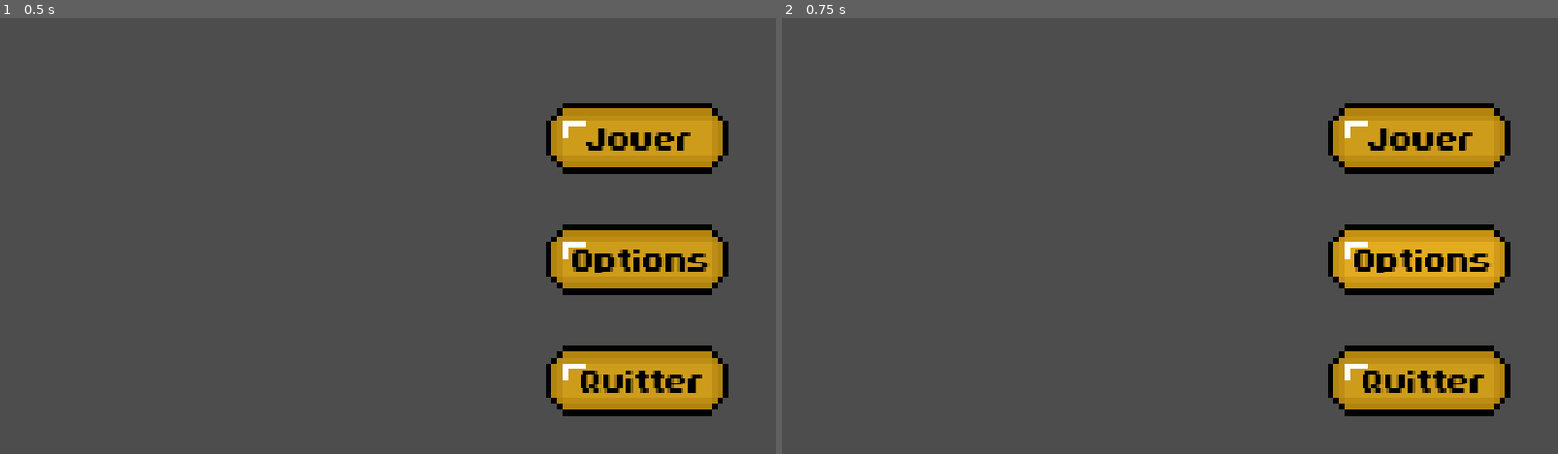
Above: before the commit, frames 1-2 (left to right).
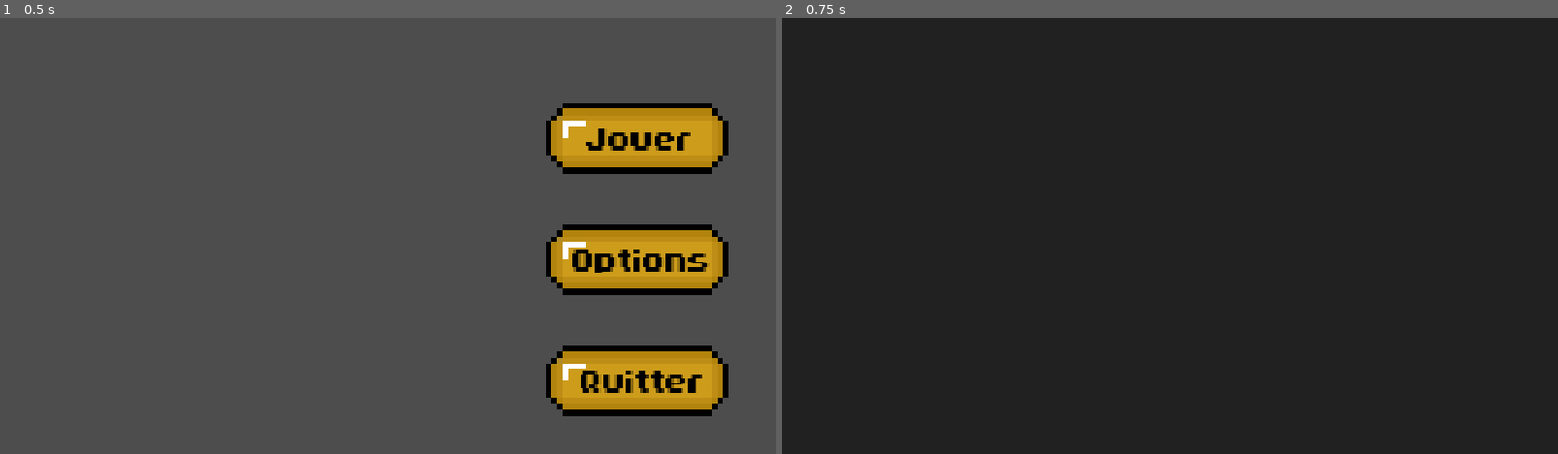
Above: after the commit, the same moments.

Repository: Abderrahim-bouhraoua/Le-Reste-Vivre
Game: Godot game, scene res://scenes/menu_principal.tscn
The game is run twice, just before and just after one commit, with the same random seed, the same clock (stepped at 60 frames per second) and the same inputs.
Inputs (mouse positions are in pixels of both pictures, inside the frame that each line leads up to):
- Up to frame 1 (0.5 s): no input
- Up to frame 2 (0.75 s): click (1418, 257) at 0.5 s

Frame 1 is identical in both runs. In frame 2, 100% of the frame differs, in the area x 0-100%, y 0-100%.
Error before the commit: Parse Error: Expected ":" after "elif" condition. (res://scripts/menu_principal.gd:42)

Commit message:
ajout d'un enum pour la gestion des animations des boutons

Diff:
--- a/scripts/menu_principal.gd
+++ b/scripts/menu_principal.gd
@@ -1,6 +1,14 @@
 extends Node2D
 
-var type_bouton = null
+
+
+enum boutonMenu {
+	AUCUN,
+	JOUER,
+	OPTIONS,
+	QUITTER
+}
+var type_bouton: boutonMenu = boutonMenu.AUCUN
 
 # Called when the node enters the scene tree for the first time.
 func _ready() -> void:
@@ -13,30 +21,35 @@
 
 
 func _on_jouer_pressed() -> void:
-	type_bouton = "jouer"
+	type_bouton = boutonMenu.JOUER
 	$Fade_transition.show()
 	$Fade_transition/fade_timer.start()
 	$Fade_transition/AnimationPlayer.play("fade_in")
 
 
 func _on_options_pressed() -> void:
-	type_bouton = "options"
+	type_bouton = boutonMenu.OPTIONS
 	$Fade_transition.show()
 	$Fade_transition/fade_timer.start()
 	$Fade_transition/AnimationPlayer.play("fade_in")
 
 
 func _on_quitter_pressed() -> void:
-	type_bouton = "quitter"
+	type_bouton = boutonMenu.QUITTER
 	$Fade_transition.show()
 	$Fade_transition/fade_timer.start()
 	$Fade_transition/AnimationPlayer.play("fade_in")
 
 
 func _on_fade_timer_timeout() -> void:
-	if button_type == "jouer" :
-		get_tree().change_scene_to_file("res://scenes/main.tscn")
+	match type_bouton:
+		boutonMenu.JOUER:
+			get_tree().change_scene_to_file("res://scenes/main.tscn")
 
-	elif button_type == "options" :
-		pass
-	elif button_type == "quitter"
+		boutonMenu.OPTIONS:
+			pass
+		boutonMenu.QUITTER:
+			get_tree().quit()
+
+		boutonMenu.AUCUN:
+			pass
